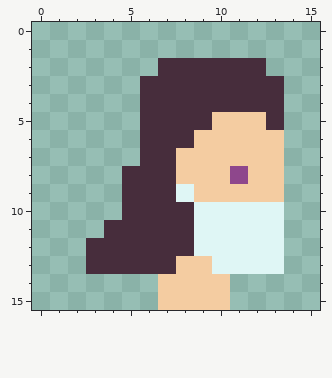
Two versions of one pixel-art file, src/assets/gmtk/art/head-mask.aseprite. Above: the version before the commit.
16x16 pixels, 1 frame.
New version:
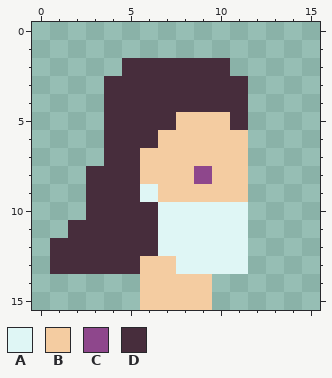
Palette (. is transparent): A #dff6f5  B #f4cca1  C #8e478c  D #472d3c
Difference:
@@ x 0..15 @@
  1 ................
- 2 .......DDDDDD...
- 3 ......DDDDDDDD..
- 4 ......DDDDDDDD..
- 5 ......DDDDBBBD..
- 6 ......DDDBBBBB..
- 7 ......DDBBBBBB..
- 8 .....DDDBBBCBB..
- 9 .....DDDABBBBB..
-10 .....DDDDAAAAA..
-11 ....DDDDDAAAAA..
-12 ...DDDDDDAAAAA..
-13 ...DDDDDBBAAAA..
-14 .......BBBB.....
-15 .......BBBB.....
+ 2 .....DDDDDD.....
+ 3 ....DDDDDDDD....
+ 4 ....DDDDDDDD....
+ 5 ....DDDDBBBD....
+ 6 ....DDDBBBBB....
+ 7 ....DDBBBBBB....
+ 8 ...DDDBBBCBB....
+ 9 ...DDDABBBBB....
+10 ...DDDDAAAAA....
+11 ..DDDDDAAAAA....
+12 .DDDDDDAAAAA....
+13 .DDDDDBBAAAA....
+14 ......BBBB......
+15 ......BBBB......
Boxes around the changes in both pictures, in picture pixels (x1, y1, x2, y2):
changed: (50, 58, 284, 310)
